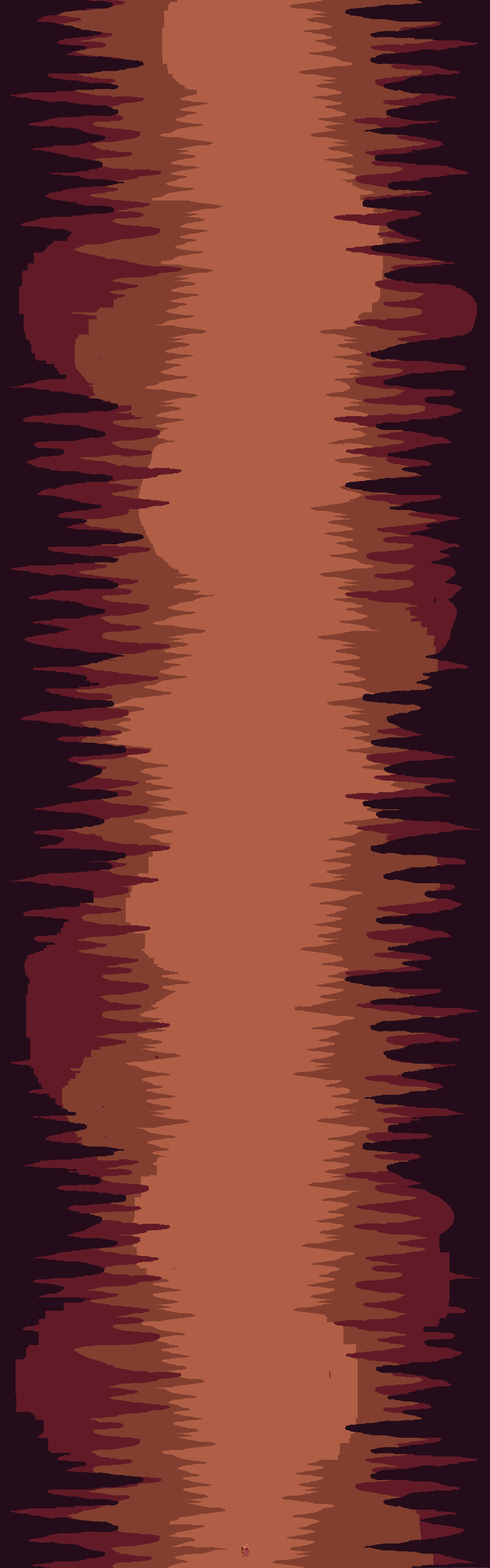
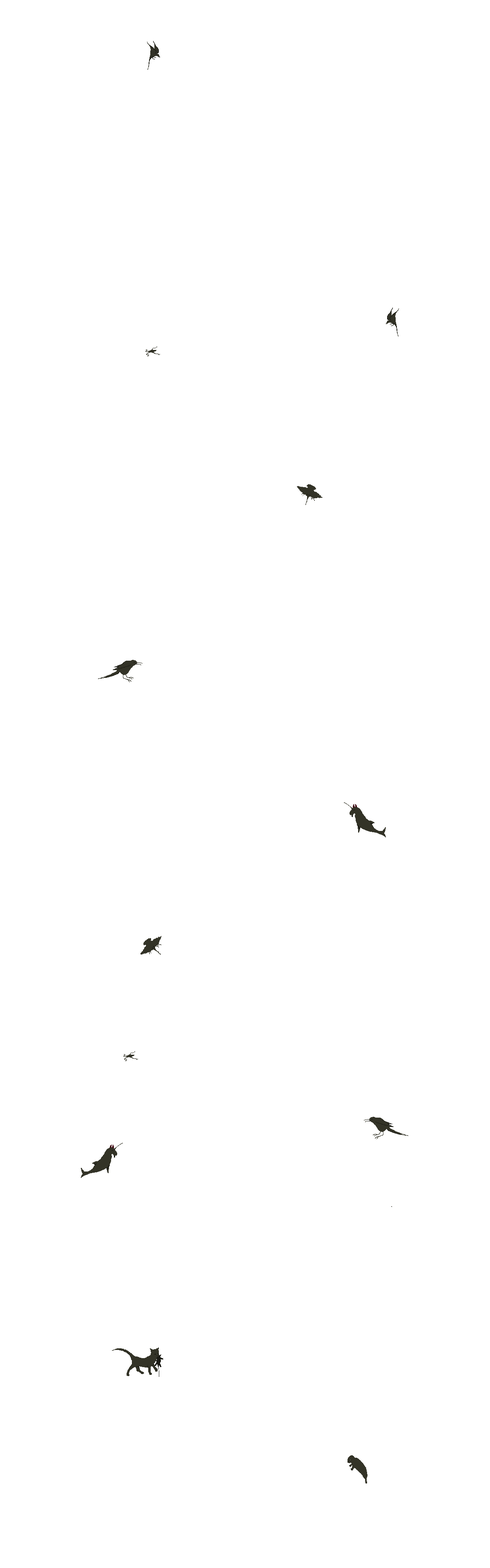
Revision of a layered 490px x 1568px image; what changed, layer by layer:
hid "Player size" over 241, 1544, 250, 1557
hid "Purple", painted on it over 0, 0, 490, 1568
renamed "Background" to "Demons", moved it above "Red", painted on it over 0, 0, 490, 1568
hid "Red", painted on it over 0, 0, 490, 1568
hid "Pink", painted on it over 0, 0, 490, 1568
hid "Background" (1st of 2) over 0, 0, 490, 1568
